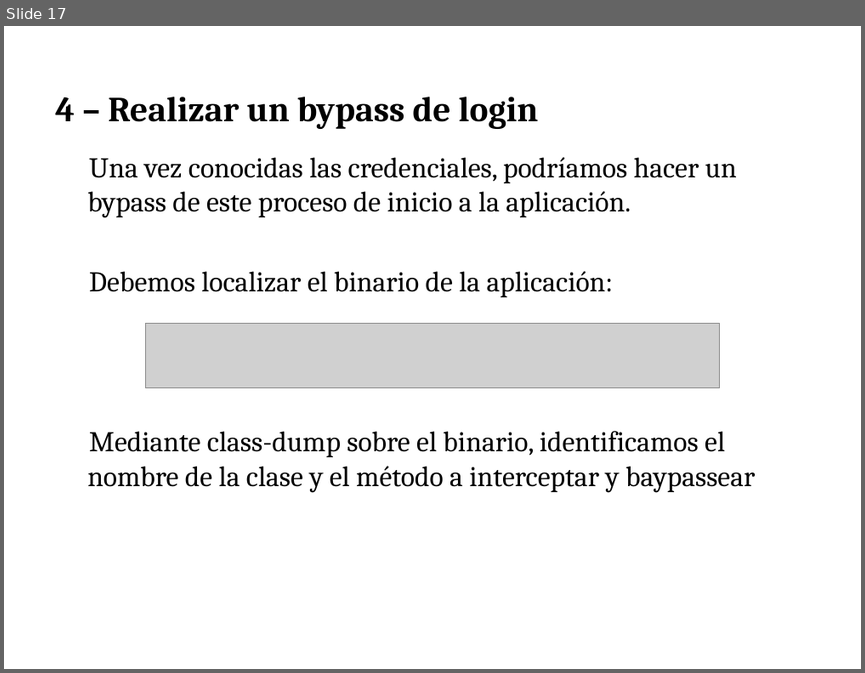
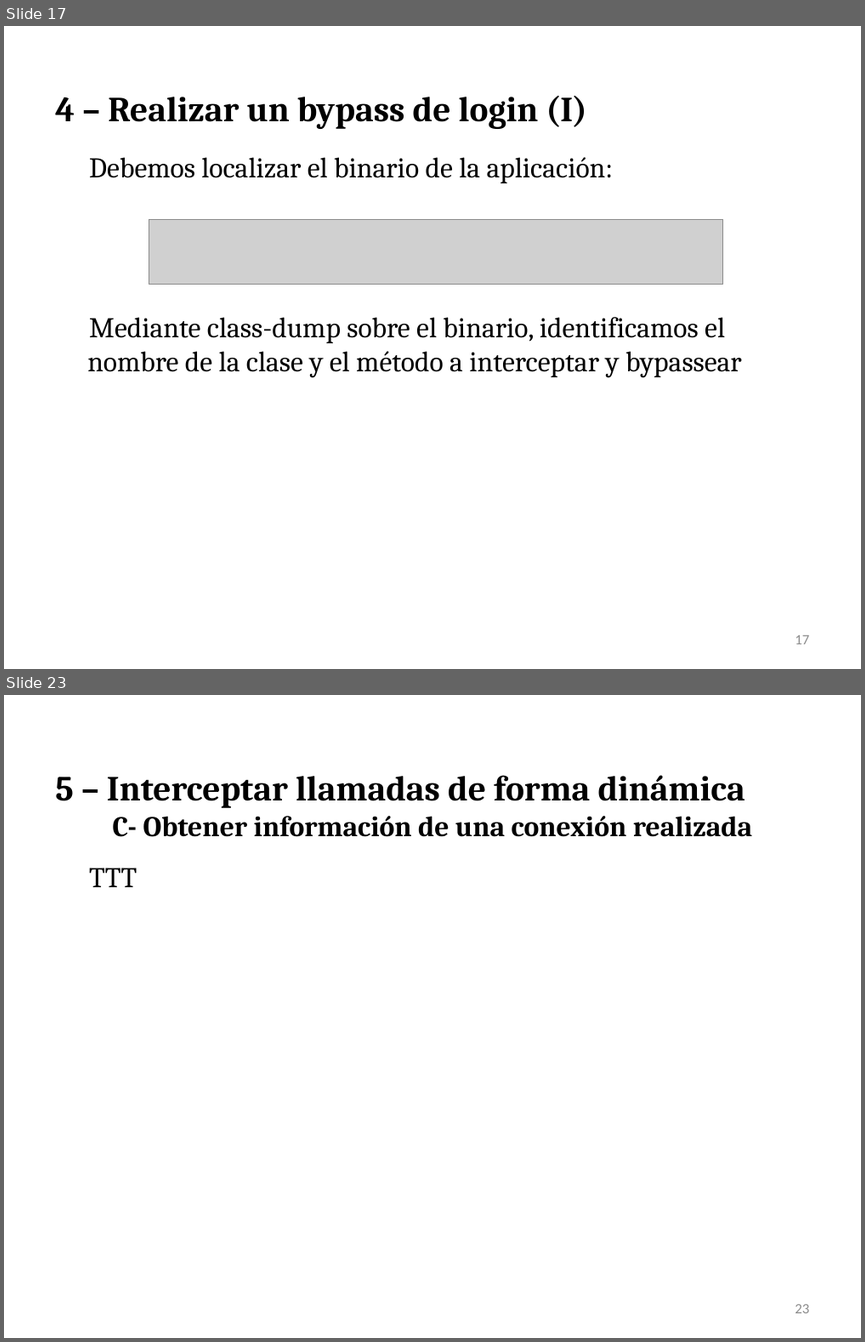
Before and after one commit to press1key/Sistemas-Ubicuos, a slide deck: Cybersecurity Management UPC - Sistemas Ubicuos iOS.pptx. Shown one above the other, each under a label of ours: slide 17 before the commit, slides 17 and 23 after it; the slides between them are not shown. The pictures are 865x673 and 865x1342 pixels, drawn with LibreOffice and Linux fonts; fonts in the diff are those of the drawing; grey boxes stand for pictures. Boxes give left, top, right and bottom in pixels: in the first picture for what was removed or moved away, otherwise in the second. Text is boxed around its words. In the diff, an @@ line names an element or a change of style, - is before the commit and + after.

```diff
--- a/Cybersecurity Management UPC - Sistemas Ubicuos iOS.pptx
+++ b/Cybersecurity Management UPC - Sistemas Ubicuos iOS.pptx
@@ slide 23 added at (4, 695, 861, 1338), background #FFFFFF @@
@@ text added at (55, 775, 752, 837), 24.1 pt, text #000000, bold @@
+5 – Interceptar llamadas de forma dinámica
+C- Obtener información de una conexión realizada
@@ text added at (89, 868, 137, 887), 24 pt, text #000000 @@
+TTT
@@ page number added at (794, 1304, 809, 1313), 12 pt, text #8C8C8C @@
+23
@@ slide 17 changed as well @@
@@ text at (55, 96, 587, 129): text changed @@
-4 – Realizar un bypass de login
+4 – Realizar un bypass de login (I)
@@ text at (87, 157, 737, 218): paragraph removed @@
-Una vez conocidas las credenciales, podríamos hacer un bypass de este proceso de inicio a la aplicación.
@@ picture: place and size @@
-picture at (145, 323, 719, 387)
+picture at (148, 219, 722, 284)
@@ text at (87, 317, 742, 378): text changed @@
-Mediante class-dump sobre el binario, identificamos el nombre de la clase y el método a interceptar y baypassear
+Mediante class-dump sobre el binario, identificamos el nombre de la clase y el método a interceptar y bypassear
@@ page number added at (794, 635, 809, 644), 12 pt, text #8C8C8C @@
+17
```
Also in this commit, not shown: 15 other slides changed, 5 other slides added.
